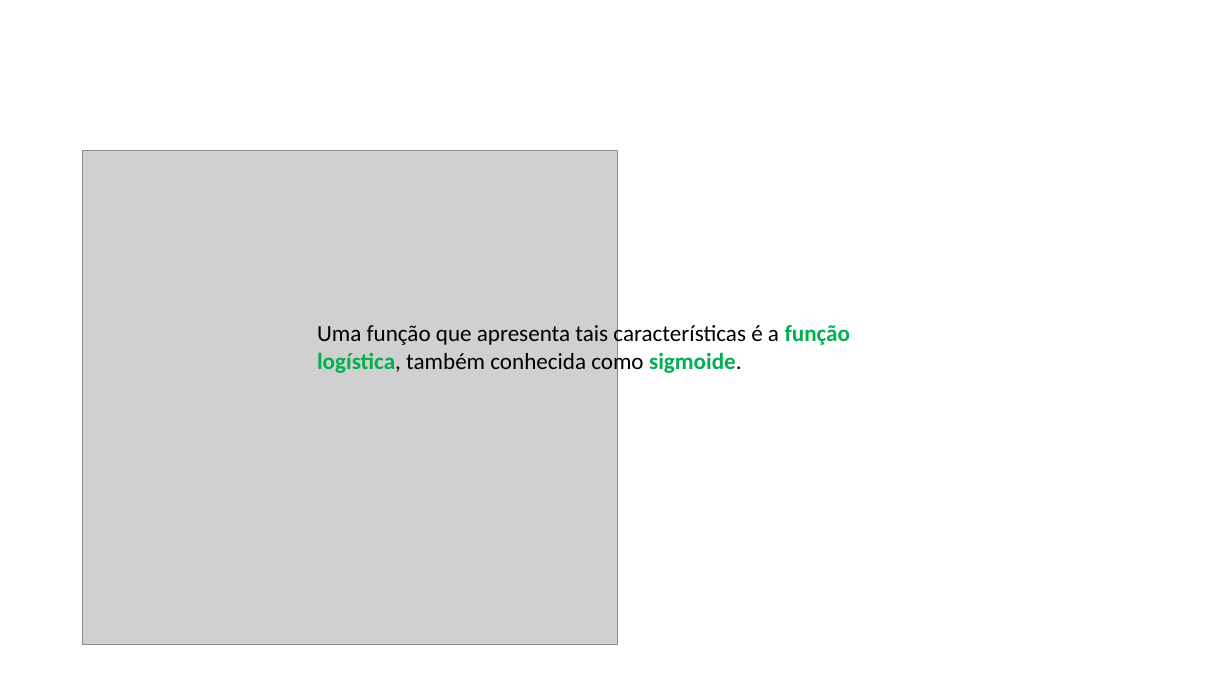
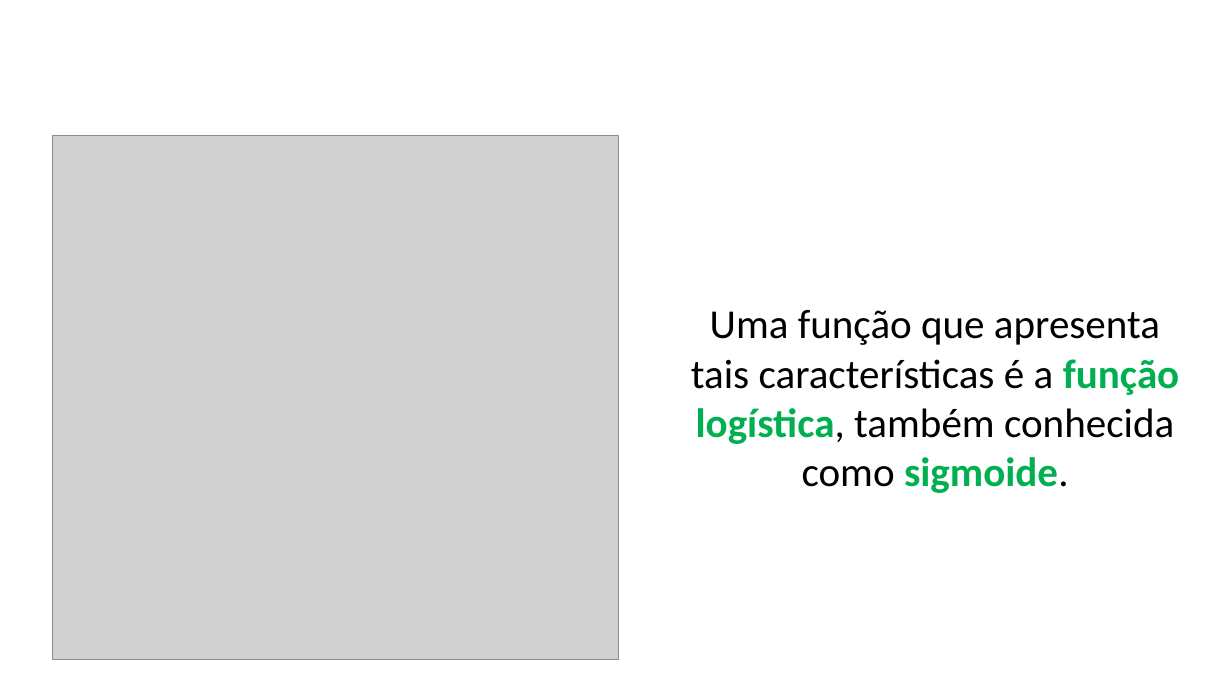
Before and after one commit to zz4fap/c24_inteligencia_artificial, a slide deck: slide 22 of slides/C24_Classificação.pptx (slide 33 before the commit). Drawn at 1232x693 pixels with LibreOffice and Linux fonts; fonts in the diff are those of the drawing; grey boxes stand for pictures. Boxes give left, top, right and bottom in pixels: in the first picture for what was removed or moved away, otherwise in the second. Text is boxed around its words. In the diff, an @@ line names an element or a change of style, - is before the commit and + after.

Commit message:
new slides

```diff
--- a/slides/C24_Classificação.pptx
+++ b/slides/C24_Classificação.pptx
@@ picture: place and size @@
-picture at bbox=[82, 150, 616, 644]
+picture at bbox=[53, 136, 618, 660]
@@ text "Uma função que apresenta tais ...": place and size @@
-text "Uma função que apresenta tais ..." at bbox=[317, 321, 850, 375]
+text "Uma função que apresenta tais ..." at bbox=[691, 310, 1179, 493]
@@ text "Uma função que apresenta tais ..." at bbox=[691, 310, 1179, 493]: size 18 to 32 pt; alignment left to centre @@
```
Also in this commit, not shown: 4 other slides changed, 13 slides removed.
